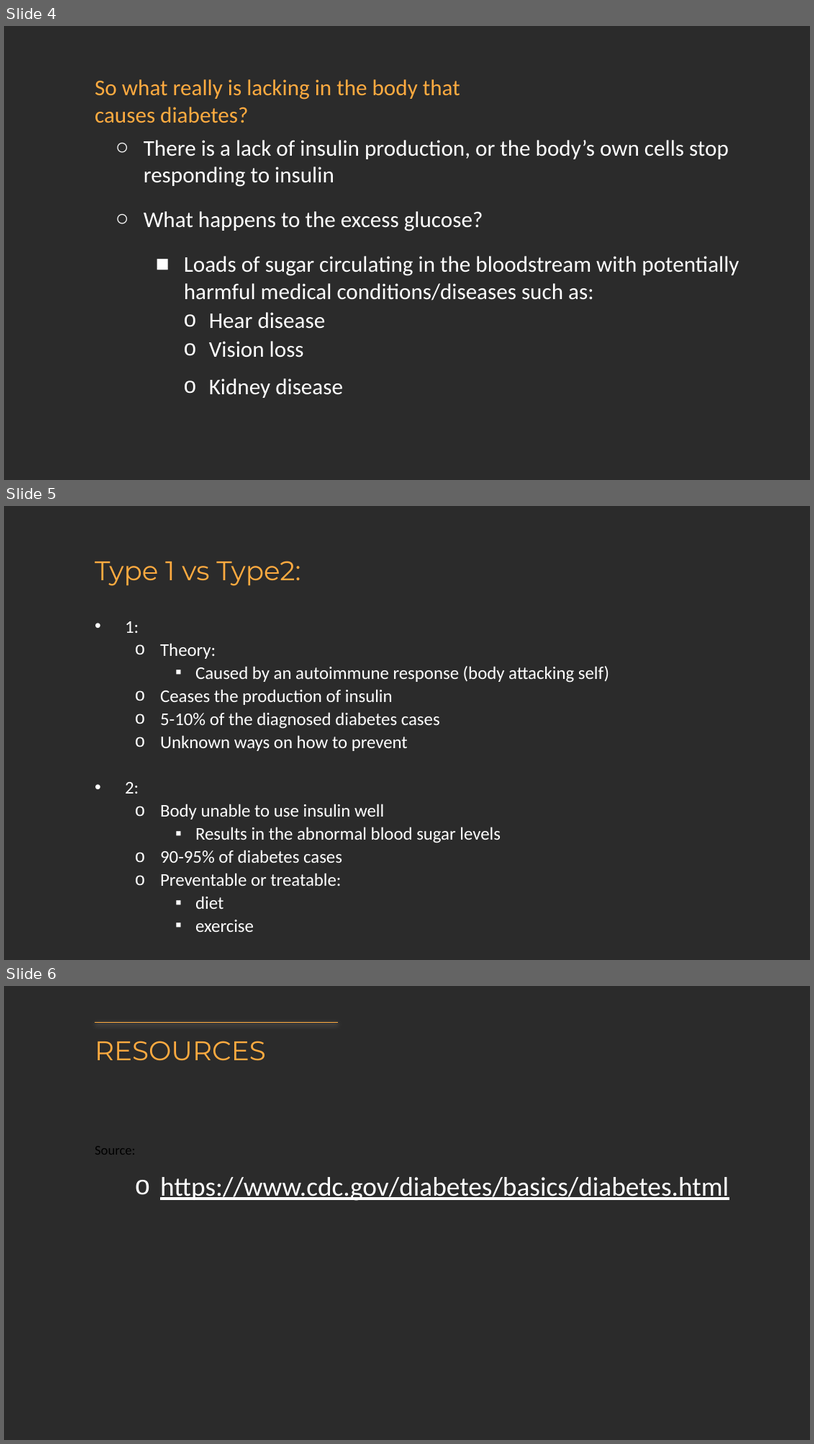
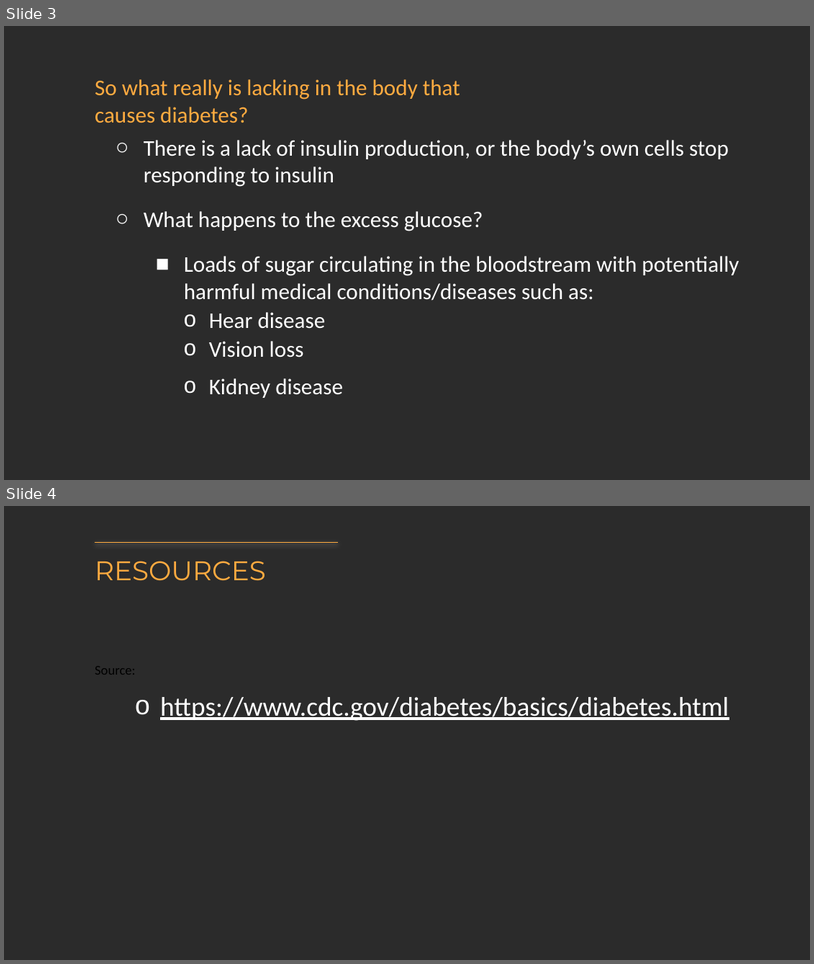
Before and after one commit to nidhi0684/Project4-DiabetesPrediction, a slide deck: Presentation/Luis/Luis's Slides Diabetes Prediction (1).pptx. Shown one above the other, each under a label of ours: slides 4, 5 and 6 before the commit, slides 3 and 4 after it. The pictures are 814x1444 and 814x964 pixels, drawn with LibreOffice and Linux fonts; fonts in the diff are those of the drawing; background and template pictures are left out; a plain dark background stands for a picture behind light text. Boxes give left, top, right and bottom in pixels: in the first picture for what was removed or moved away, otherwise in the second. Text is boxed around its words. In the diff, an @@ line names an element or a change of style, - is before the commit and + after.

```diff
--- a/Presentation/Luis/Luis's Slides Diabetes Prediction (1).pptx
+++ b/Presentation/Luis/Luis's Slides Diabetes Prediction (1).pptx
@@ slide 5 removed at <box>4,506,810,960</box>, background picture (left out) @@
@@ title removed at <box>95,561,301,586</box> @@
-Type 1 vs Type2:
@@ text removed at <box>125,621,610,932</box> @@
-• 1:
-  o Theory:
-    ▪ Caused by an autoimmune response (body attacking self)
-  o Ceases the production of insulin
-  o 5-10% of the diagnosed diabetes cases
-  o Unknown ways on how to prevent
-• 2:
-  o Body unable to use insulin well
-    ▪ Results in the abnormal blood sugar levels
-  o 90-95% of diabetes cases
-  o Preventable or treatable:
-    ▪ diet
-    ▪ exercise
@@ what was slide 4 is now slide 3 @@
@@ what was slide 6 is now slide 4 @@
```
Also in this commit, not shown: 1 other slide removed, 2 other files.
